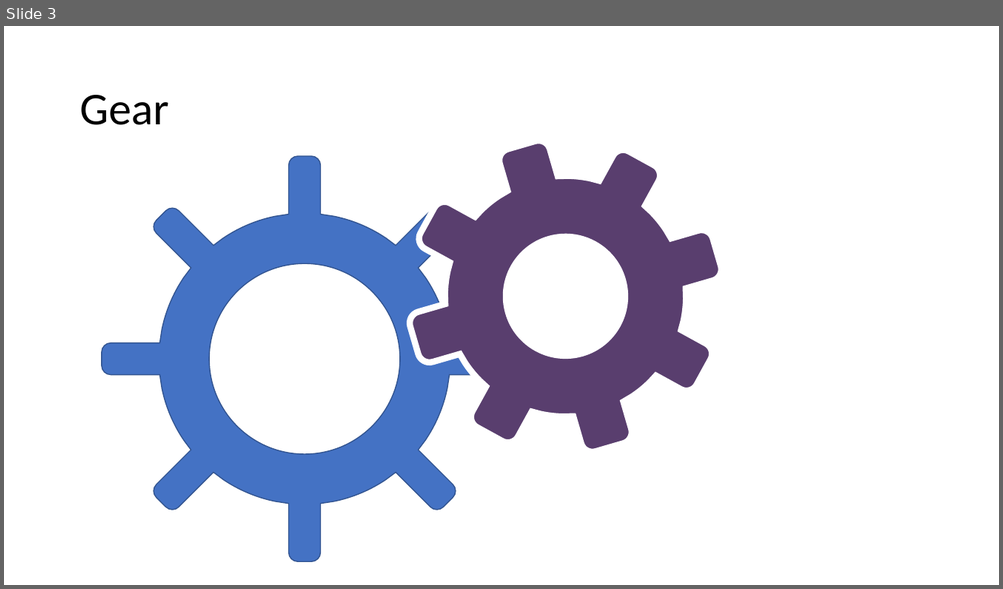
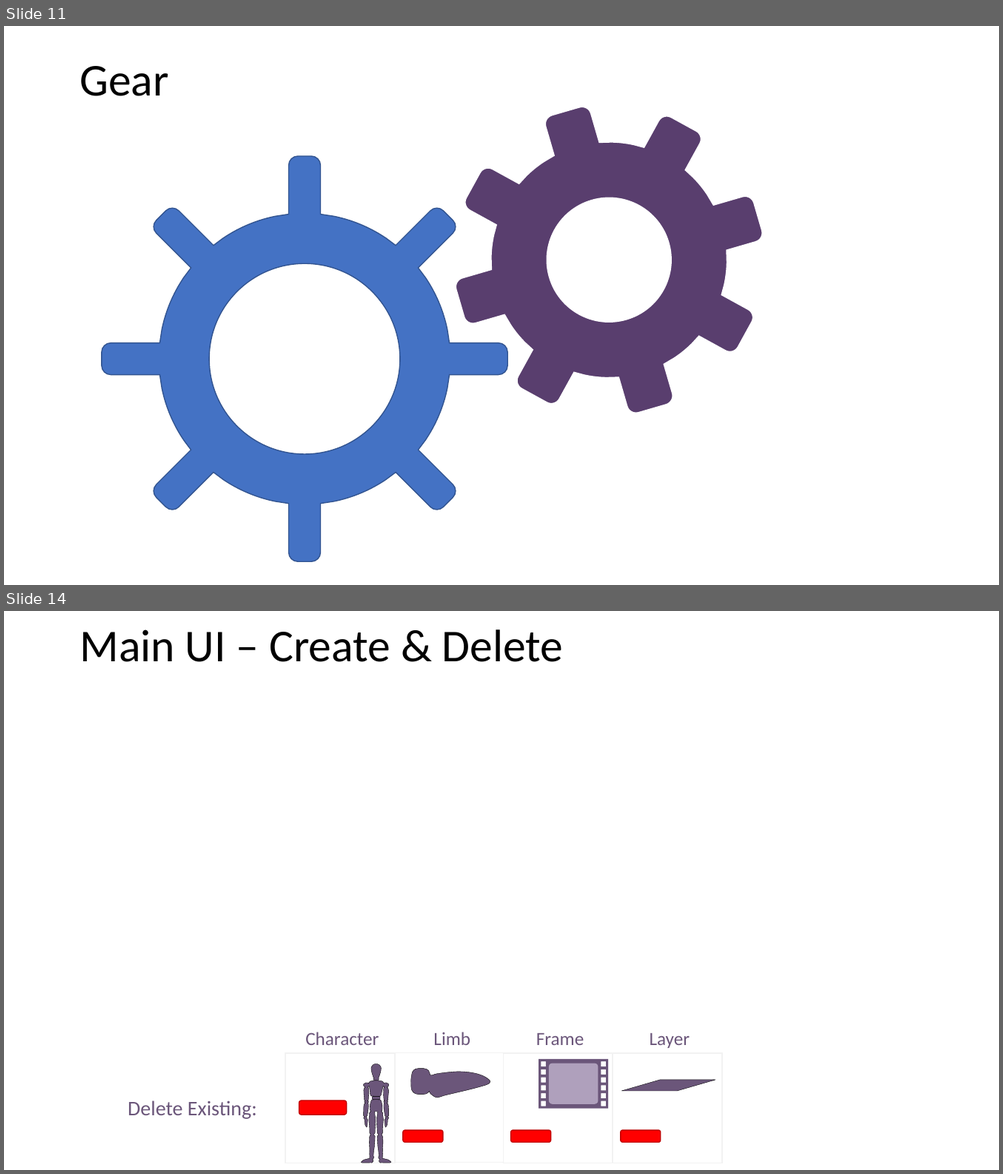
Before and after one commit to MillerMark/CodeRushed-1, a slide deck: Design Notes/Game 1 - Vector Artwork.pptx. Shown one above the other, each under a label of ours: slide 3 before the commit, slides 11 and 14 after it; the slides between them are not shown. The pictures are 1003x589 and 1003x1174 pixels, drawn with LibreOffice and Linux fonts; fonts in the diff are those of the drawing. Boxes give left, top, right and bottom in pixels: in the first picture for what was removed or moved away, otherwise in the second. Text is boxed around its words. In the diff, an @@ line names an element or a change of style, - is before the commit and + after.

```diff
--- a/Design Notes/Game 1 - Vector Artwork.pptx
+++ b/Design Notes/Game 1 - Vector Artwork.pptx
@@ slide 14 added at (x1=4, y1=611, x2=999, y2=1170), background #FFFFFF @@
@@ title added at (x1=79, y1=629, x2=563, y2=662), 44 pt, text #000000 @@
+Main UI – Create & Delete
@@ text added at (x1=305, y1=1032, x2=378, y2=1045), 18 pt, text #6B567A @@
+Character
@@ text added at (x1=433, y1=1032, x2=470, y2=1045), 18 pt, text #6B567A @@
+Limb
@@ rectangle added at (x1=285, y1=1054, x2=395, y2=1163), fill #FFFFFF, outline #F2F2F2 1 pt @@
@@ rectangle added at (x1=395, y1=1054, x2=505, y2=1163), fill #FFFFFF, outline #F2F2F2 1 pt @@
@@ rectangle added at (x1=504, y1=1054, x2=613, y2=1163), fill #FFFFFF, outline #F2F2F2 1 pt @@
@@ text added at (x1=536, y1=1034, x2=584, y2=1045), 18 pt, text #6B567A @@
+Frame
@@ rectangle added at (x1=612, y1=1054, x2=722, y2=1163), fill #FFFFFF, outline #F2F2F2 1 pt @@
@@ text added at (x1=649, y1=1034, x2=690, y2=1048), 18 pt, text #6B567A @@
+Layer
@@ freeform shape added at (x1=361, y1=1065, x2=391, y2=1164), fill #6B567A, outline #000000 0.25 pt @@
@@ freeform shape added at (x1=408, y1=1059, x2=491, y2=1102), fill #6B567A, outline #000000 0.25 pt @@
@@ freeform shape added at (x1=538, y1=1059, x2=608, y2=1109), fill #6B567A @@
@@ rounded rectangle added at (x1=549, y1=1064, x2=598, y2=1105), fill #AFA0BC @@
@@ parallelogram added at (x1=622, y1=1080, x2=716, y2=1091), fill #6B567A, outline #000000 0.25 pt @@
@@ text added at (x1=128, y1=1101, x2=257, y2=1119), 20 pt, text #6B567A @@
+Delete Existing:
@@ rounded rectangle added at (x1=299, y1=1101, x2=347, y2=1116), fill #FF0000, outline #C00000 1 pt @@
@@ rounded rectangle added at (x1=402, y1=1131, x2=443, y2=1143), fill #FF0000, outline #C00000 1 pt @@
@@ rounded rectangle added at (x1=511, y1=1131, x2=551, y2=1143), fill #FF0000, outline #C00000 1 pt @@
@@ rounded rectangle added at (x1=620, y1=1131, x2=660, y2=1143), fill #FF0000, outline #C00000 1 pt @@
@@ what was slide 3 is now slide 11 @@
@@ slide 11 changed as well @@
@@ title "Gear" moved from (x1=79, y1=95, x2=168, y2=125) to (x1=79, y1=66, x2=168, y2=96) @@
@@ freeform shape moved from (x1=370, y1=101, x2=760, y2=491) to (x1=414, y1=65, x2=804, y2=455) @@
```
Also in this commit, not shown: 15 other slides added, 1 slide removed, 2 other files.
